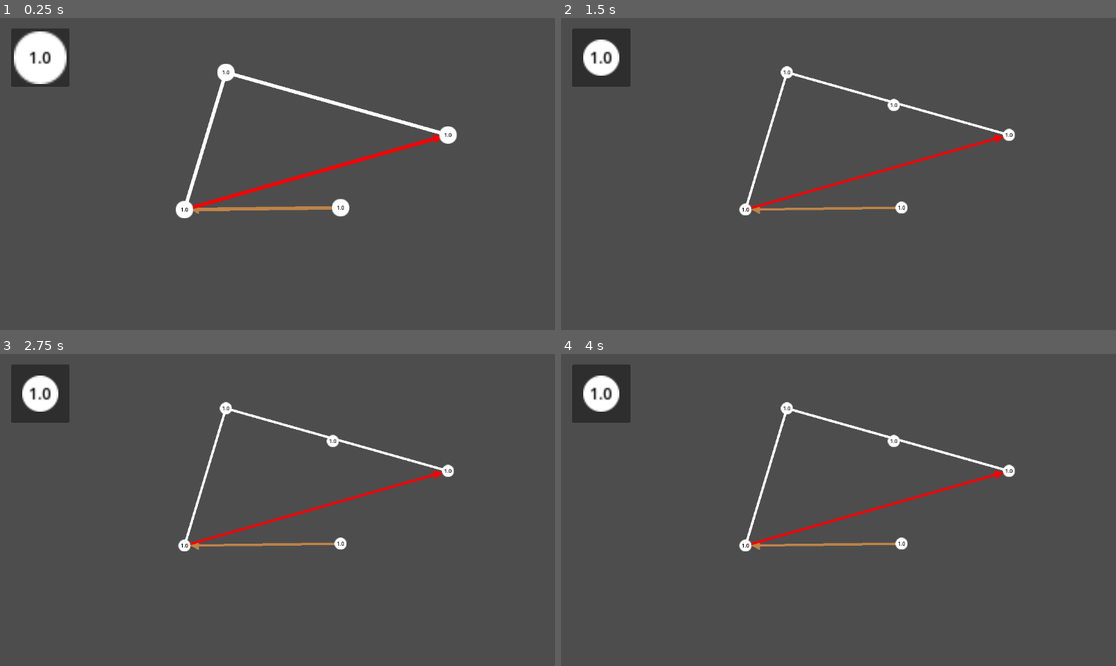
Above: before the commit, frames 1-4 (two rows, left to right).
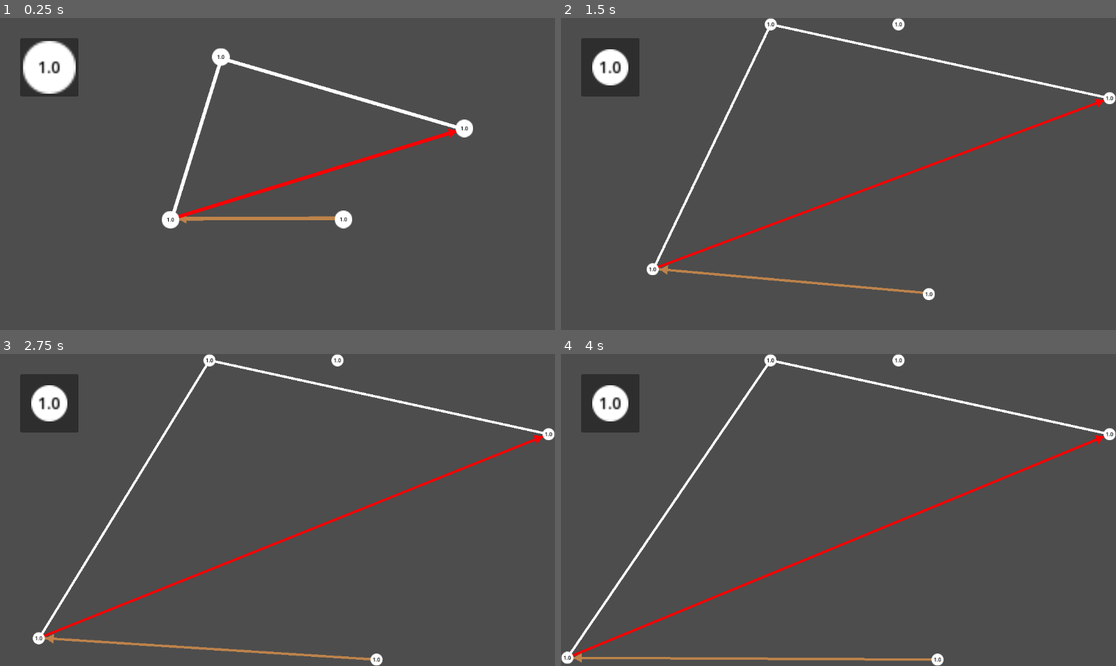
Above: after the commit, the same moments.

Repository: Andresit1524/graphim
Game: Godot game, scene res://test/test.tscn
Same seed, same stepped clock (60 frames per second), same inputs: the game is played once before the commit and once after it.
Inputs (mouse positions are in pixels of both pictures, inside the frame that each line leads up to):
- Up to frame 1 (0.25 s): no input
- Up to frame 2 (1.5 s): tap Enter at 0.5 s; drag from (599, 58) to (894, 105) at 0.52 s; drag from (727, 189) to (810, 236) at 1.27 s
- Up to frame 3 (2.75 s): move the mouse to (333, 441) at 2.02 s; click (333, 441) at 2.17 s
- Up to frame 4 (4 s): drag from (810, 572) to (672, 463) at 2.77 s; move the mouse to (1005, 556) at 3.52 s; click (1005, 556) at 3.67 s

The runs differ from the first frame. In frame 1, 5.8% of the frame differs, in the area x 2-86%, y 3-68%; in frame 2, 5.9%; in frame 3, 6.2%; in frame 4, 6.4%, in the area x 0-100%, y 0-100%.
Error before the commit: Parse Error: Preload file "res://addons/vector_display_2d/display_shortcut.tres" does not exist. (res://addons/vector_display_2d/vector_display_settings.gd:5)

Commit message:
Prototipo de repulsión entre nodos y bordes de pantalla

Diff:
--- a/assets/graph_node/graphim_node.gd
+++ b/assets/graph_node/graphim_node.gd
@@ -1,15 +1,25 @@
 ## Nodo de grafo con comportamientos de arrastre
 class_name GraphimNode extends DraggableObject
+
+
+## Fuerza de repulsión. Constante de Coulomb modificada
+@export var repulsion_force: float = 9e7
+## Fricción del movimiento
+@export var damping: float = 0.1
 
 
 @onready var sprite: Sprite2D = $Sprite
 @onready var label: Label = %Label
 @onready var data: NodeData = $Data
+@onready var last_global_pos := global_position
 
 
-# Velocidad y última posición
-var velocity: Vector2
-var last_global_pos := Vector2.ZERO
+## Desactiva el nodo y sus físicas. Usado para el DragInstancer
+var disabled := false:
+	set(value):
+		disabled = value
+		input_pickable = not value
+		if not value: _reset_physics()
 
 
 func _ready() -> void:
@@ -18,15 +28,16 @@
 	data.weight_changed.connect(_set_weight)
 	data.color_changed.connect(_set_color)
 
-	# Fuerza a actualiizar
+	# Fuerza a actualiizar los datos
 	data.refresh()
 
 
 func _physics_process(delta: float) -> void:
-	var distance := global_position - last_global_pos
-	last_global_pos = global_position
+	var current_pos := global_position
 
-	velocity = distance / delta
+	# Aplica la fuerza sobre si mísmo y actualiza la posición
+	_apply_force(delta)
+	last_global_pos = current_pos
 
 	# Necesario para que funcione el arrastre con el mouse
 	handle_dragging(delta)
@@ -94,6 +105,43 @@
 #endregion
 
 
+#region Físicas
+
+
+## Resetea la física del objeto (util al instanciar)
+func _reset_physics() -> void:
+	last_global_pos = global_position
+
+
+## Aplica las fuerzas sobre el objeto
+func _apply_force(delta: float) -> void:
+	if disabled: return
+
+	# Calculamos la sumatoria de cada repulsión de los otros nodos
+	var force := Vector2.ZERO
+	for node: GraphimNode in get_tree().get_nodes_in_group(&"nodes"):
+		if node == self or node.disabled: continue
+		force += _coulomb(node.global_position)
+
+	# Aplica Verlet con fricción sobre la velocidad (el desplazamiento)
+	var inertia := (global_position - last_global_pos) * (1.0 - damping)
+	var displacement := inertia + (force * delta * delta)
+
+	# Usamos el motor de Godot para mover y detenernos si hay colisión
+	move_and_collide(displacement)
+
+
+## Calcula la repulsión usando la ley de Coulomb para un punto dado (posición global)
+func _coulomb(point_pos: Vector2) -> Vector2:
+	var distance := global_position - point_pos
+
+	# Evitamos división por cero y suavizamos la fuerza en distancias cortas (+ 100)
+	return distance.normalized() * repulsion_force / (distance.length_squared() + 100.0)
+
+
+#endregion
+
+
 #region Setters
 
 
--- a/assets/graph_node/graphim_node.tscn
+++ b/assets/graph_node/graphim_node.tscn
@@ -3,8 +3,6 @@
 [ext_resource type="Script" uid="uid://ckfncohh5djdm" path="res://assets/graph_node/graphim_node.gd" id="1_54dhc"]
 [ext_resource type="Script" uid="uid://w43caibbx24e" path="res://assets/graph_node/node_data.gd" id="2_00afy"]
 [ext_resource type="Texture2D" uid="uid://bldlc2khhc5db" path="res://assets/graph_node/sprite.svg" id="2_h0j33"]
-[ext_resource type="Script" uid="uid://bnhtndqyock2t" path="res://addons/vector_display_2d/vector_display_2d.gd" id="3_fgl2v"]
-[ext_resource type="Resource" uid="uid://533xt4lr4xd6" path="res://test/vd_settings.tres" id="4_oydsy"]
 
 [sub_resource type="CircleShape2D" id="CircleShape2D_h0j33"]
 radius = 13.25
@@ -13,7 +11,7 @@
 font_size = 11
 font_color = Color(0, 0, 0, 1)
 
-[node name="GraphimNode" type="StaticBody2D" unique_id=56422329]
+[node name="GraphimNode" type="StaticBody2D" unique_id=56422329 groups=["nodes"]]
 input_pickable = true
 script = ExtResource("1_54dhc")
 
@@ -25,12 +23,6 @@
 
 [node name="CollisionShape2D" type="CollisionShape2D" parent="." unique_id=1393948073]
 shape = SubResource("CircleShape2D_h0j33")
-
-[node name="VectorDisplay2D" type="Node2D" parent="." unique_id=1934069586 node_paths=PackedStringArray("target_node")]
-script = ExtResource("3_fgl2v")
-target_node = NodePath("..")
-settings = ExtResource("4_oydsy")
-metadata/_custom_type_script = "uid://bnhtndqyock2t"
 
 [node name="Label" type="Label" parent="." unique_id=878557251]
 unique_name_in_owner = true
--- a/project.godot
+++ b/project.godot
@@ -32,6 +32,10 @@
 "res://test/": "red"
 }
 
+[global_group]
+
+nodes=""
+
 [physics]
 
 3d/physics_engine="Jolt Physics"
--- a/test/test.tscn
+++ b/test/test.tscn
@@ -5,6 +5,44 @@
 [ext_resource type="PackedScene" uid="uid://dslxtc5emgxkc" path="res://assets/graph_edge/graphim_edge.tscn" id="2_65205"]
 
 [node name="World" type="Node2D" unique_id=1487274566]
+
+[node name="CanvasLayer" type="CanvasLayer" parent="." unique_id=753878379]
+
+[node name="UI" type="Control" parent="CanvasLayer" unique_id=695217652]
+layout_mode = 3
+anchors_preset = 15
+anchor_right = 1.0
+anchor_bottom = 1.0
+grow_horizontal = 2
+grow_vertical = 2
+mouse_filter = 1
+
+[node name="DragInstancer" parent="CanvasLayer/UI" unique_id=704335588 node_paths=PackedStringArray("instances_node") instance=ExtResource("2_8a8pi")]
+layout_mode = 1
+anchors_preset = 0
+anchor_left = 0.0
+anchor_top = 0.0
+anchor_right = 0.0
+anchor_bottom = 0.0
+offset_left = 42.0
+offset_top = 42.0
+offset_right = 163.0
+offset_bottom = 163.0
+grow_horizontal = 1
+grow_vertical = 1
+scene = ExtResource("1_65205")
+instances_node = NodePath("../../../Nodes")
+disable_property_name = &"disabled"
+instance_size = 3.0
+reset_instance_size = true
+
+[node name="Boundaries" type="StaticBody2D" parent="." unique_id=2025964593]
+metadata/_edit_lock_ = true
+metadata/_edit_group_ = true
+
+[node name="CollisionPolygon2D" type="CollisionPolygon2D" parent="Boundaries" unique_id=403646153]
+build_mode = 1
+polygon = PackedVector2Array(0, 0, 1152, 0, 1152, 648, 0, 648)
 
 [node name="Edges" type="Node2D" parent="." unique_id=2056861580]
 
@@ -50,18 +88,6 @@
 [node name="GraphimNode4" parent="Nodes" unique_id=744704783 instance=ExtResource("1_65205")]
 position = Vector2(383, 398)
 
-[node name="DragInstancer" parent="." unique_id=704335588 node_paths=PackedStringArray("instances_node") instance=ExtResource("2_8a8pi")]
-offset_left = 23.0
-offset_top = 22.0
-offset_right = 144.0
-offset_bottom = 143.0
-scene = ExtResource("1_65205")
-instances_node = NodePath("../Nodes")
-disable_property_name = &"input_pickable"
-inverse_disable_value = true
-instance_size = 3.0
-reset_instance_size = true
-
 [editable path="Edges/GraphimEdge"]
 [editable path="Edges/GraphimEdge2"]
 [editable path="Edges/GraphimEdge3"]
